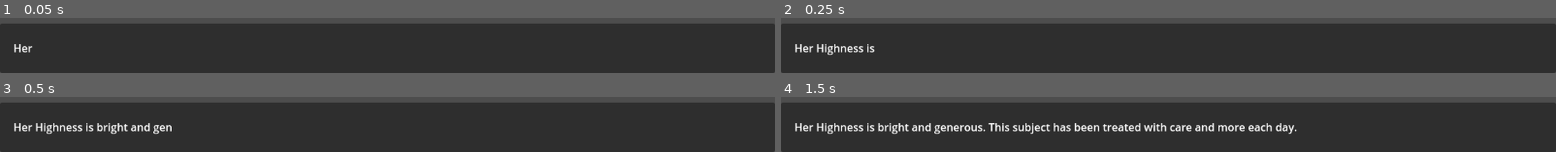
Above: before the commit, frames 1-4 (two rows, left to right).
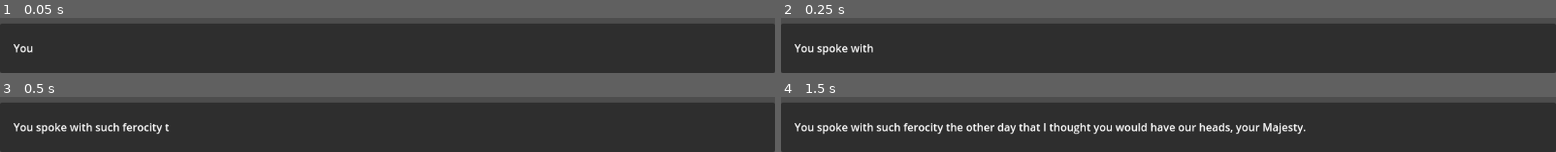
Above: after the commit, the same moments.

Repository: Opuhlos/Dialogue-Attempt
Game: Godot game, scene res://dialogue_control.tscn
Same seed, same stepped clock (60 frames per second), same inputs: the game is played once before the commit and once after it. The project has no main scene, so this scene is started directly.
Inputs (mouse positions are in pixels of both pictures, inside the frame that each line leads up to):
- Up to frame 1 (0.05 s): no input
- Up to frame 2 (0.25 s): no input
- Up to frame 3 (0.5 s): no input
- Up to frame 4 (1.5 s): move the mouse to (1168, 127) at 0.52 s; press the mouse at (1168, 127) at 0.53 s; tap Enter at 1.25 s; move the mouse to (outside the picture) at 1.27 s; release the mouse at (outside the picture) at 1.28 s; click (outside the picture) at 1.35 s

The runs differ from the first frame. In frame 1, 0.3% of the frame differs, in the area x 1-5%, y 47-64%; in frame 2, 1.1%; in frame 3, 2.0%; in frame 4, 6.4%, in the area x 1-68%, y 47-69%.

Commit message:
display consecutive dialogue

Diff:
--- a/dialogue-attempt/dialogue_box.gd
+++ b/dialogue-attempt/dialogue_box.gd
@@ -4,11 +4,20 @@
 @onready var label: Label = $MarginContainer/Label
 
 var delay: bool  = true
+var is_displaying: bool = false
+
+var dialogue_one: String = "You spoke with such ferocity the other day that I thought you would have our heads, your Majesty."
+var dialogue_two: String = "Allow me to apologize on behalf of the Order. It was entirely my fault that things turned out this way."
+var dialogue_three: String = "So please, if anything..."
+
+var dialogue_array: Array = [dialogue_one, dialogue_two, dialogue_three]
+
+var dialogue_index: int = 0
 
 func _ready() -> void:
 	gui_input.connect(_on_gui_input)
 
-	display_text("Her Highness is bright and generous. This subject has been treated with care and more each day.")
+	display_text(dialogue_array[dialogue_index])
 
 func _process(_delta: float) -> void:
 	pass
@@ -16,6 +25,9 @@
 func display_text(text: String):
 	# Clear the text first
 	label.text = ""
+
+	# Set the displaying bool to true
+	is_displaying = true
 
 	# Stagger the display of the text
 	for char in text:
@@ -28,8 +40,26 @@
 	# Reset the delay mode to true
 	delay = true
 
+	# Reset the displaying boo
+	is_displaying = false
+
+func close_dialogue_box() -> void:
+	$".".hide()
+
 func _on_gui_input(event: InputEvent):
-	# If the DialogueBox is clicked, "skip" the text delay by toggling
-	# the delay to false
+
 	if event.is_action_pressed("left_click"):
-		delay = false
+		# Close the dialogue box if this is the last line in the current dialogue array
+		if dialogue_index == dialogue_array.size() - 1:
+			close_dialogue_box()
+			return
+
+		# If the DialogueBox is clicked while text is being displayed, "skip" the text delay by toggling
+		# the delay to false
+		if is_displaying:
+			delay = false
+		# If the DialogueBox is clicked after the text has finished displaying, proceed to the next
+		# dialogue line
+		elif !is_displaying:
+			dialogue_index = mini(dialogue_index + 1, dialogue_array.size() - 1)
+			display_text(dialogue_array[dialogue_index])
